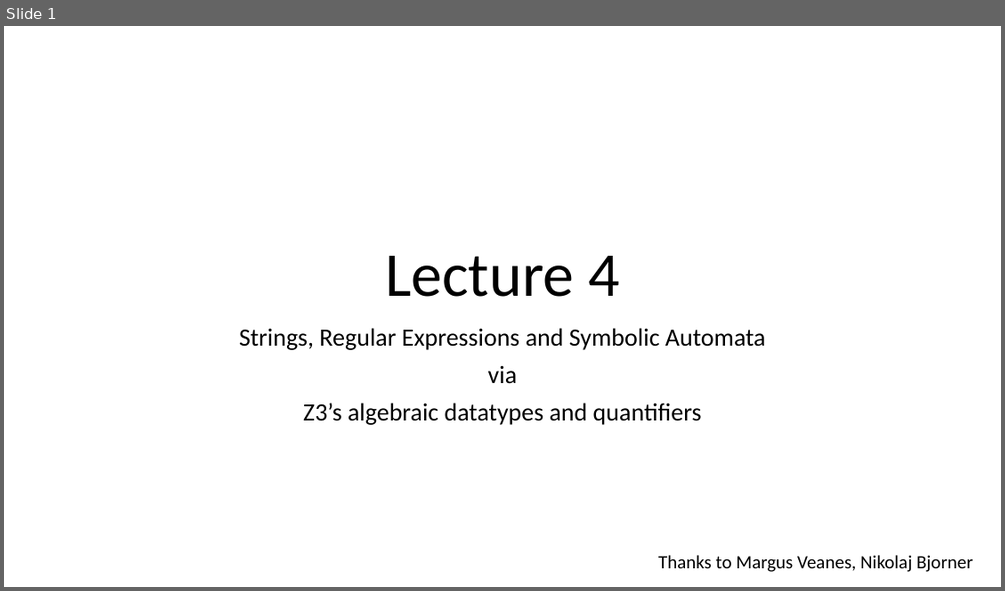
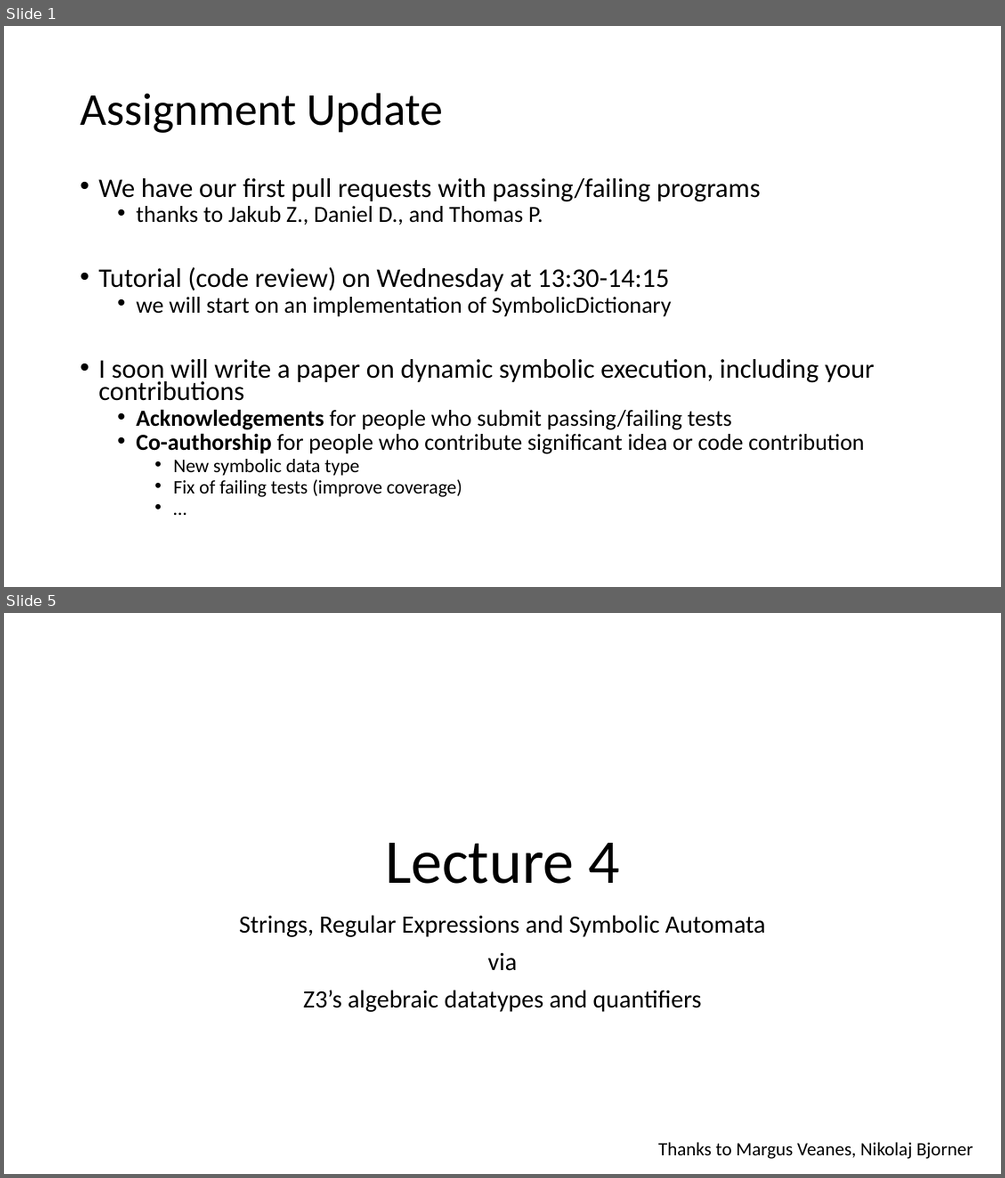
Before and after one commit to thomasjball/PyExZ3, a slide deck: marktoberdorf_slides/Marktoberdorf2014_4.pptx. Shown one above the other, each under a label of ours: slide 1 before the commit, slides 1 and 5 after it; the slides between them are not shown. The pictures are 1005x591 and 1005x1178 pixels, drawn with LibreOffice and Linux fonts; fonts in the diff are those of the drawing. Boxes give left, top, right and bottom in pixels: in the first picture for what was removed or moved away, otherwise in the second. Text is boxed around its words. In the diff, an @@ line names an element or a change of style, - is before the commit and + after.

```diff
--- a/marktoberdorf_slides/Marktoberdorf2014_4.pptx
+++ b/marktoberdorf_slides/Marktoberdorf2014_4.pptx
@@ slide 1 added at (4,26,1001,587), background #FFFFFF @@
@@ title added at (80,93,443,133), 44 pt, text #000000 @@
+Assignment Update
@@ text added at (98,178,874,497), 22.2 pt, text #000000 @@
+• We have our first pull requests with passing/failing programs
+  • thanks to Jakub Z., Daniel D., and Thomas P.
+• Tutorial (code review) on Wednesday at 13:30-14:15
+  • we will start on an implementation of SymbolicDictionary
+• I soon will write a paper on dynamic symbolic execution, including your contributions
+  • Acknowledgements for people who submit passing/failing tests
+  • Co-authorship for people who contribute significant idea or code contribution
+    • New symbolic data type
+    • Fix of failing tests (improve coverage)
+    • …
@@ what was slide 1 is now slide 5 @@
```
Also in this commit, not shown: 3 slides changed, 6 other slides added, 5 other files.
